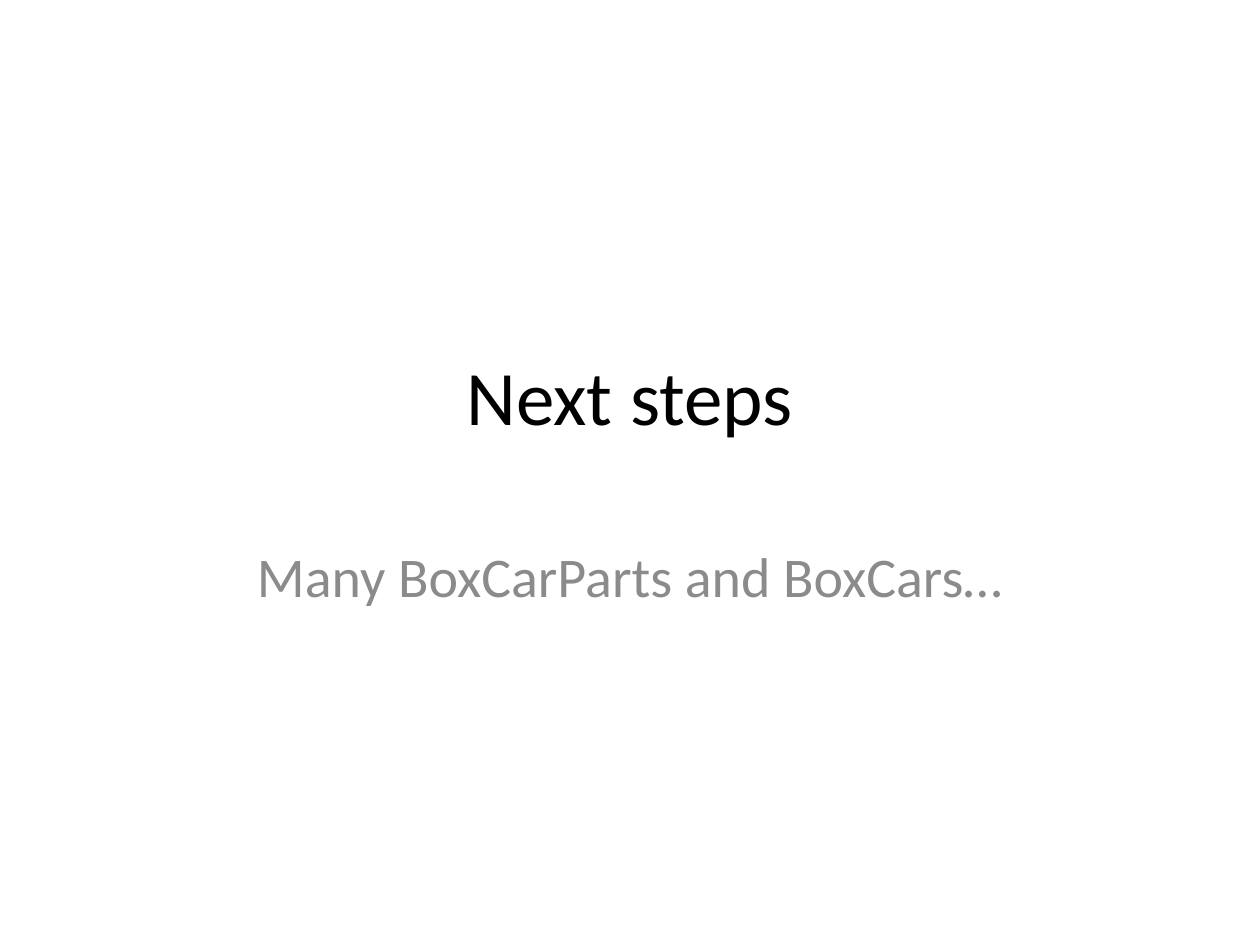
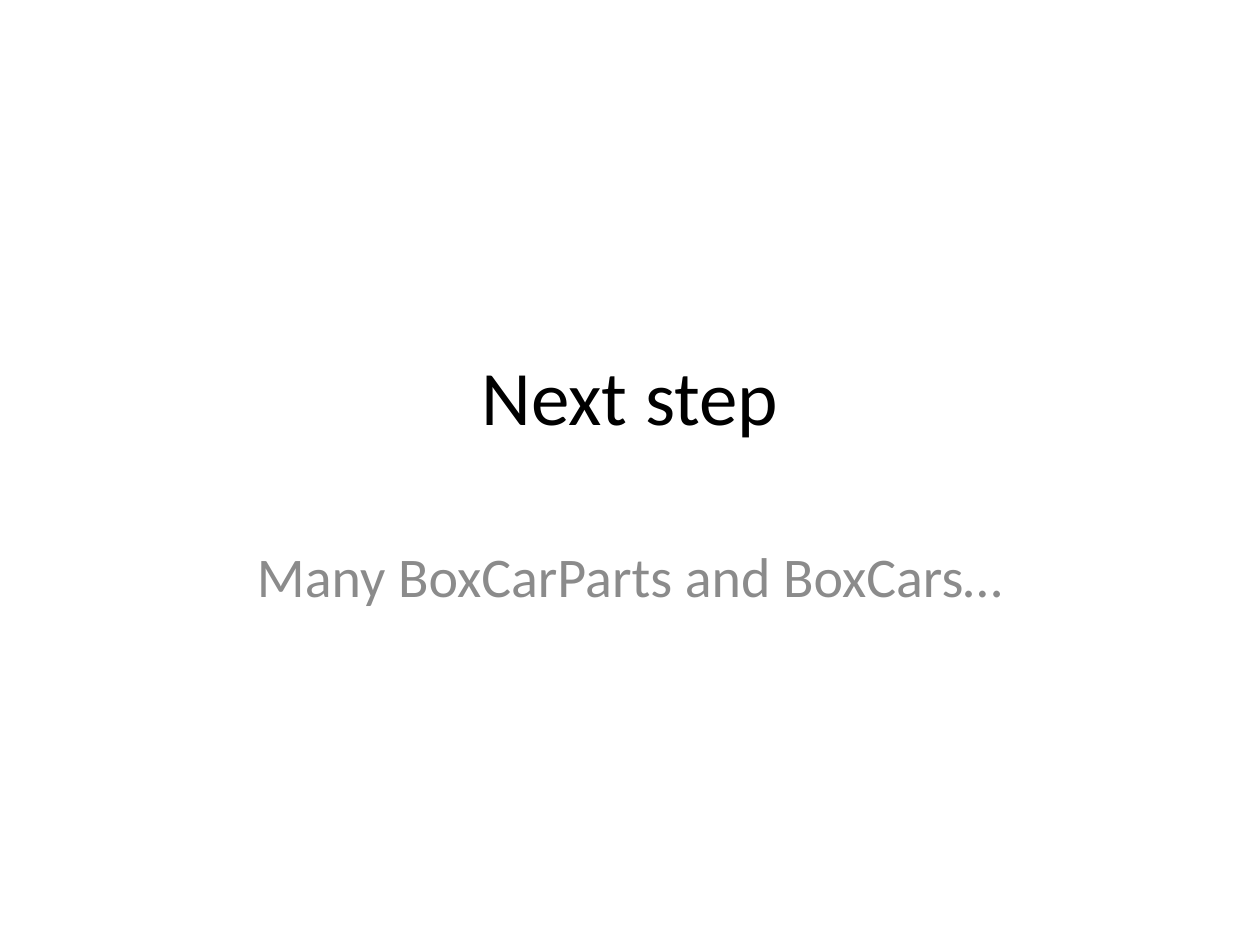
Before and after one commit to emhill/151-S15, a slide deck: slide 12 of src/morea/materials/07-Composing.pptx. Drawn at 1260x945 pixels with LibreOffice and Linux fonts; fonts in the diff are those of the drawing. Boxes give left, top, right and bottom in pixels: in the first picture for what was removed or moved away, otherwise in the second. Text is boxed around its words. In the diff, an @@ line names an element or a change of style, - is before the commit and + after.

```diff
--- a/src/morea/materials/07-Composing.pptx
+++ b/src/morea/materials/07-Composing.pptx
@@ title at bbox=[482, 375, 778, 438]: text changed @@
-Next steps
+Next step
```
Also in this commit, not shown: 1 other slide changed, 3 other files.
